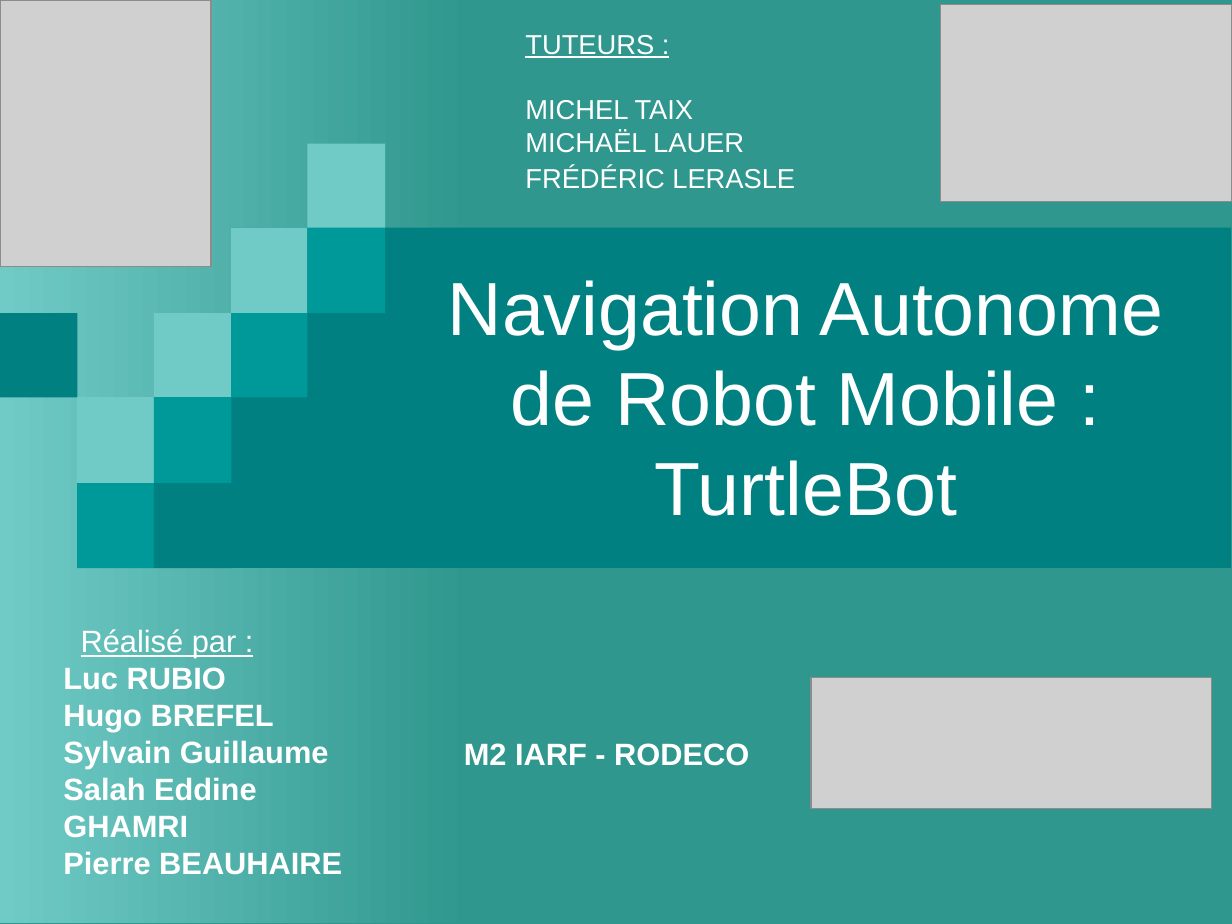
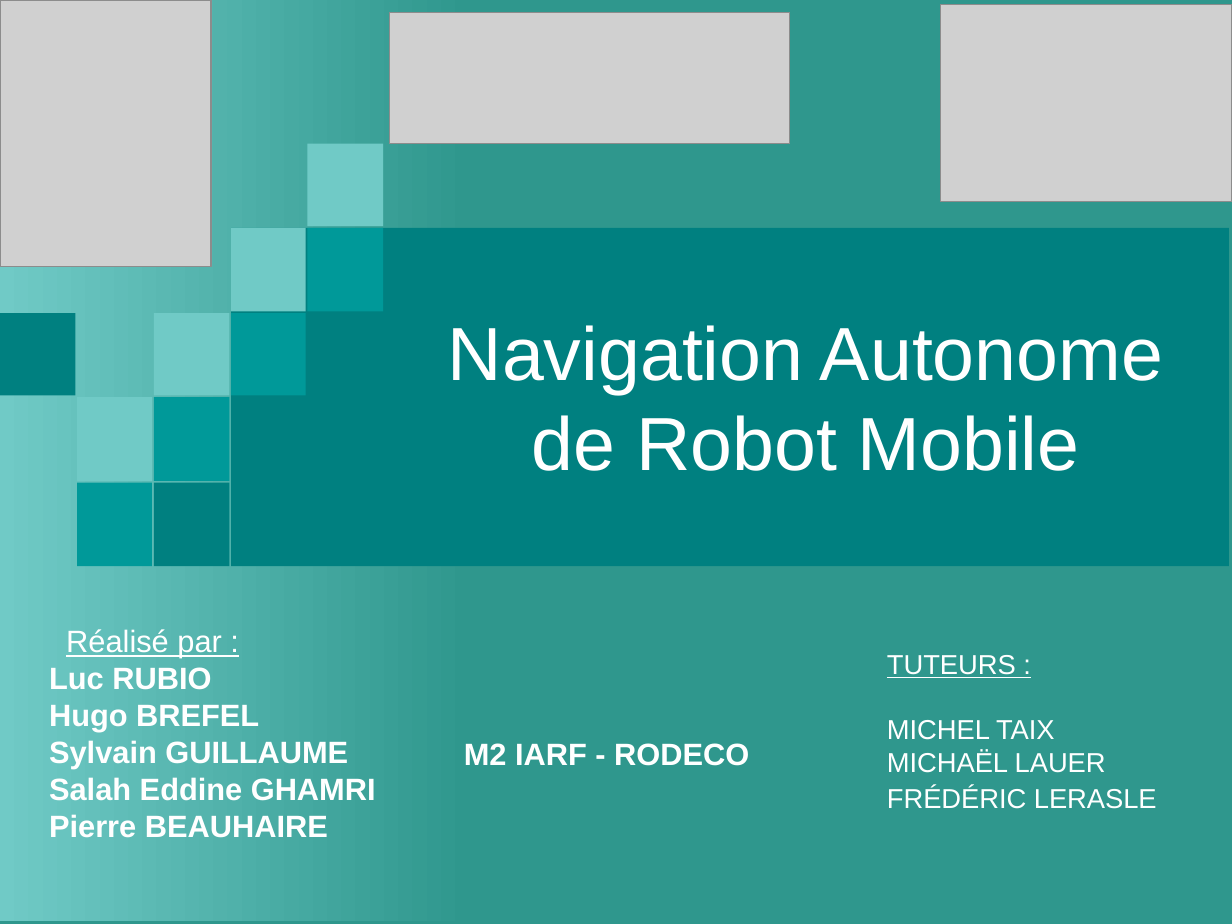
Before and after one commit to Projet-M2-TurtleBot-UPS/TurtleBot-doc, a slide deck: slide 1 of Livrables_2017-2018/Présentation.ppt. Drawn at 1232x924 pixels with LibreOffice and Linux fonts; fonts in the diff are those of the drawing; grey boxes stand for pictures. Boxes give left, top, right and bottom in pixels: in the first picture for what was removed or moved away, otherwise in the second. Text is boxed around its words. In the diff, an @@ line names an element or a change of style, - is before the commit and + after.

```diff
--- a/Livrables_2017-2018/Présentation.ppt
+++ b/Livrables_2017-2018/Présentation.ppt
@@ picture: place and size @@
-picture at <box>811,678,1211,809</box>
+picture at <box>389,12,790,144</box>
@@ title at <box>448,325,1163,471</box>: text changed @@
-Navigation Autonome de Robot Mobile : TurtleBot
+Navigation Autonome de Robot Mobile
@@ text "Réalisé par :": place and size @@
-text "Réalisé par :" at <box>63,629,342,875</box>
+text "Réalisé par :" at <box>49,629,376,838</box>
@@ text "TUTEURS :": place and size @@
-text "TUTEURS :" at <box>525,35,795,189</box>
+text "TUTEURS :" at <box>887,655,1157,809</box>
@@ text at <box>49,740,348,769</box>: text changed @@
-Sylvain Guillaume
+Sylvain GUILLAUME
```
Also in this commit, not shown: 5 other slides changed, 11 slides added, 9 slides removed, 1 other file.
